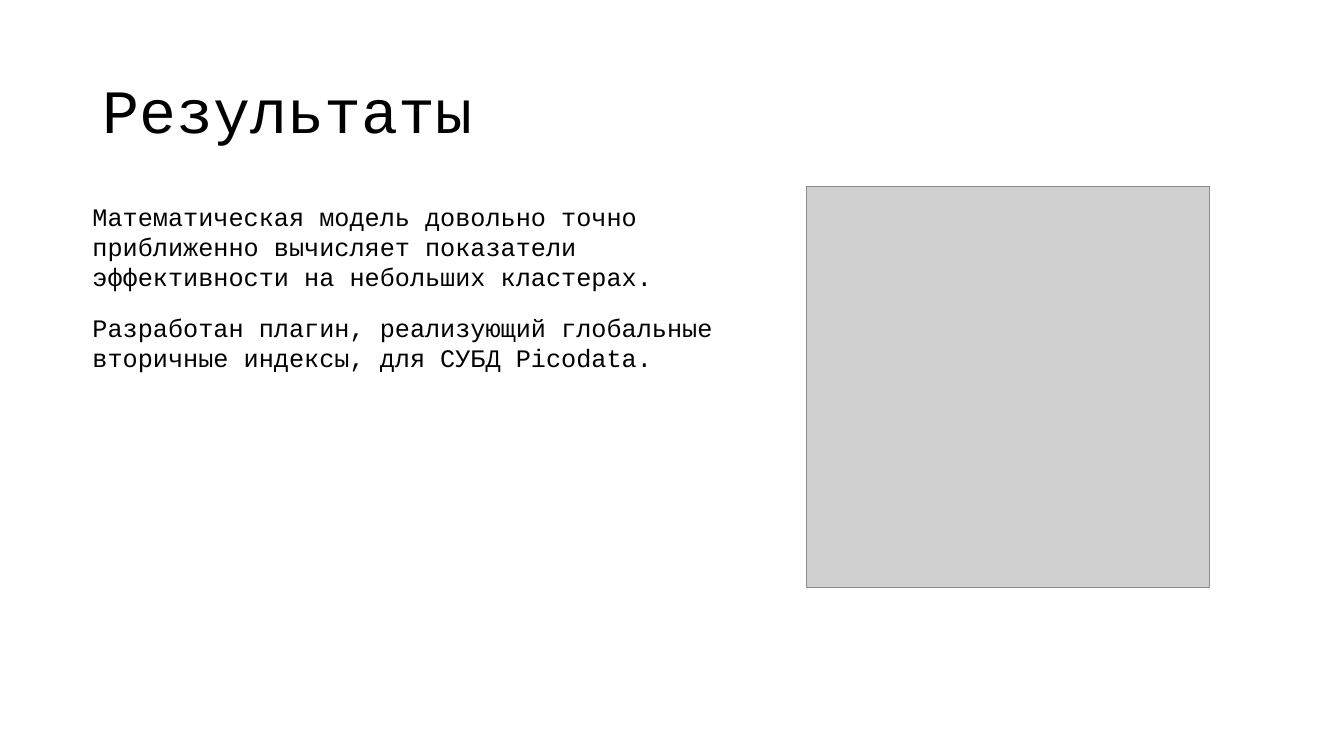
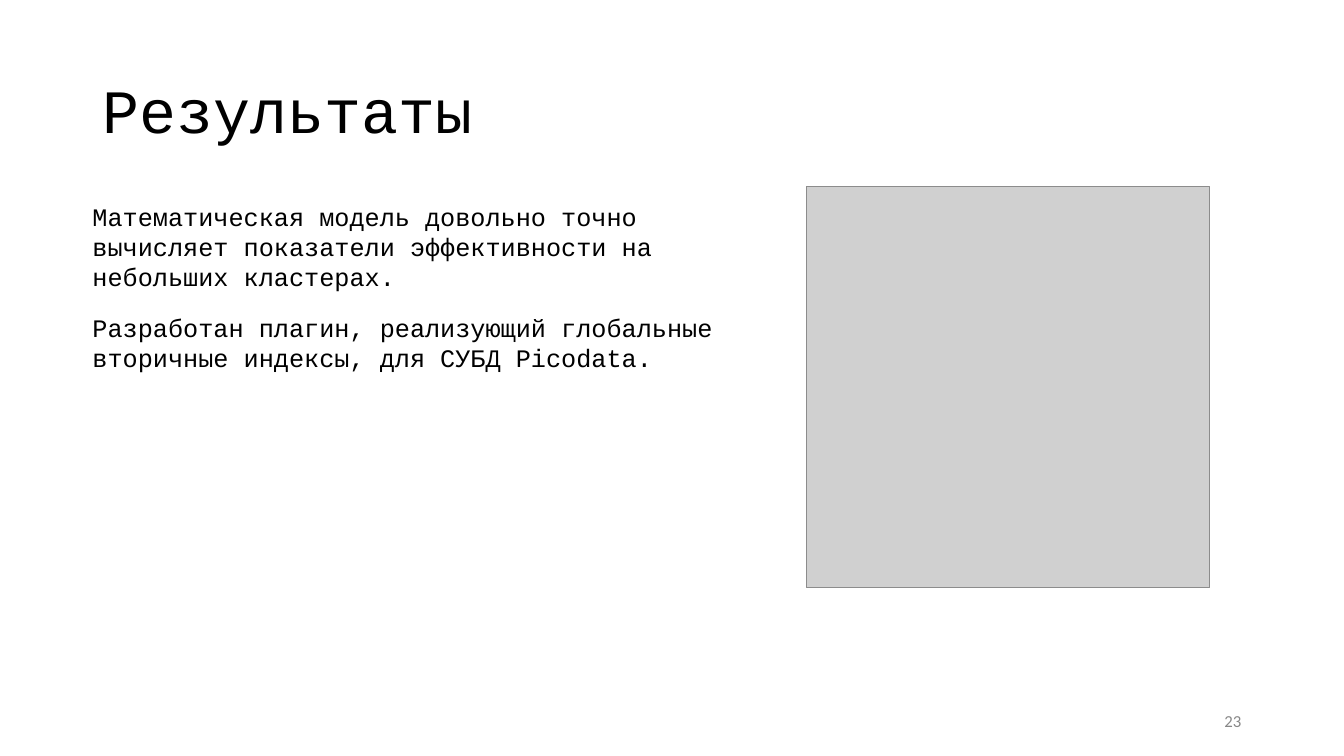
Before and after one commit to vitosotdihaet/pind, a slide deck: slide 23 of presentation.odp (slide 22 before the commit). Drawn at 1344x756 pixels with LibreOffice and Linux fonts; fonts in the diff are those of the drawing; grey boxes stand for pictures. Boxes give left, top, right and bottom in pixels: in the first picture for what was removed or moved away, otherwise in the second. Text is boxed around its words. In the diff, an @@ line names an element or a change of style, - is before the commit and + after.

```diff
--- a/presentation.odp
+++ b/presentation.odp
@@ text at bbox=[92, 209, 652, 292]: text changed @@
-Математическая модель довольно точно приближенно вычисляет показатели эффективности на небольших кластерах.
+Математическая модель довольно точно вычисляет показатели эффективности на небольших кластерах.
@@ page number added at bbox=[1224, 716, 1241, 727], 12 pt, text #888888 @@
+23
```
Also in this commit, not shown: 19 other slides changed, 4 slides added, 3 slides removed.
